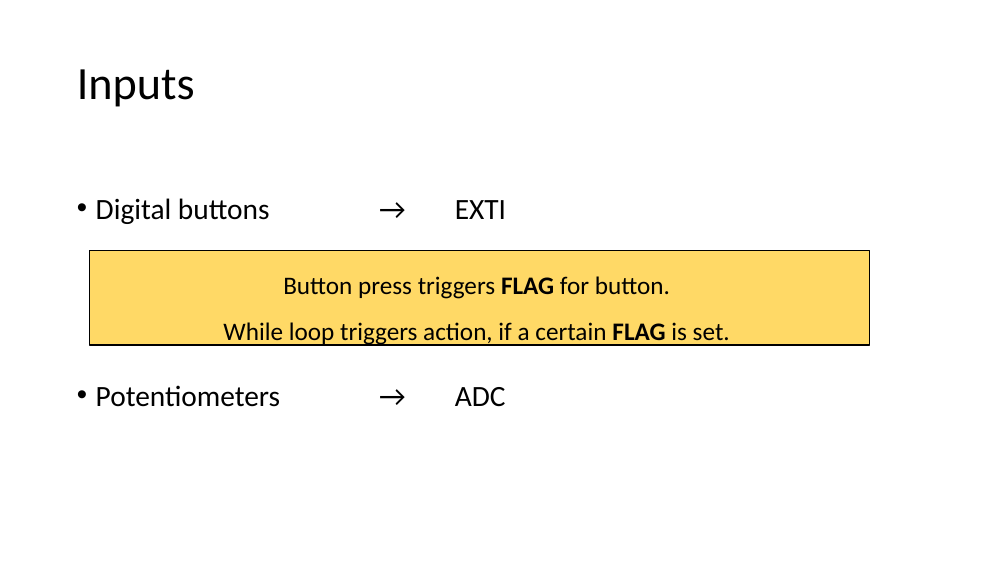
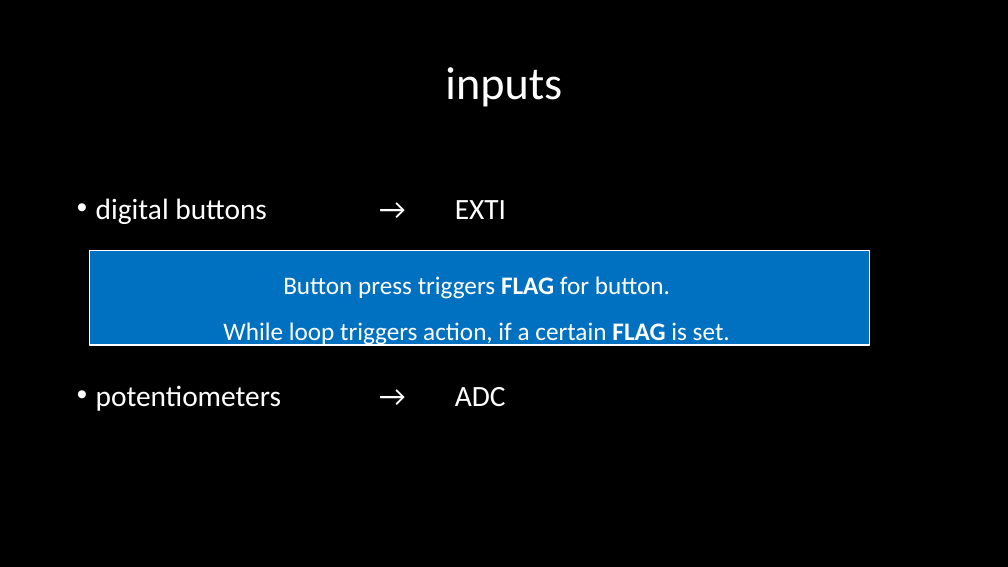
Before and after one commit to sevasch/STM32_metronome, a slide deck: slide 4 of presentation.pptx. Drawn at 1008x567 pixels with LibreOffice and Linux fonts; fonts in the diff are those of the drawing. Boxes give left, top, right and bottom in pixels: in the first picture for what was removed or moved away, otherwise in the second. Text is boxed around its words. In the diff, an @@ line names an element or a change of style, - is before the commit and + after.

```diff
--- a/presentation.pptx
+++ b/presentation.pptx
@@ background #FFFFFF to #000000 @@
@@ title at bbox=[445, 67, 562, 107]: text changed; text colour #000000 to #FFFFFF @@
-Inputs
+inputs
@@ text at bbox=[96, 198, 506, 411]: text changed; text colour #000000 to #FFFFFF @@
-• Digital buttons → EXTI
-• Potentiometers → ADC
+• digital buttons → EXTI
+• potentiometers → ADC
@@ rectangle "Button press triggers FLAG for ..." at bbox=[90, 250, 870, 345]: text colour #000000 to #FFFFFF; fill #FFD966 to #0070C0; outline #000000 1.5 pt to #FFFFFF 1.5 pt @@
```
Also in this commit, not shown: 3 other slides changed, 9 slides added, 3 slides removed.
